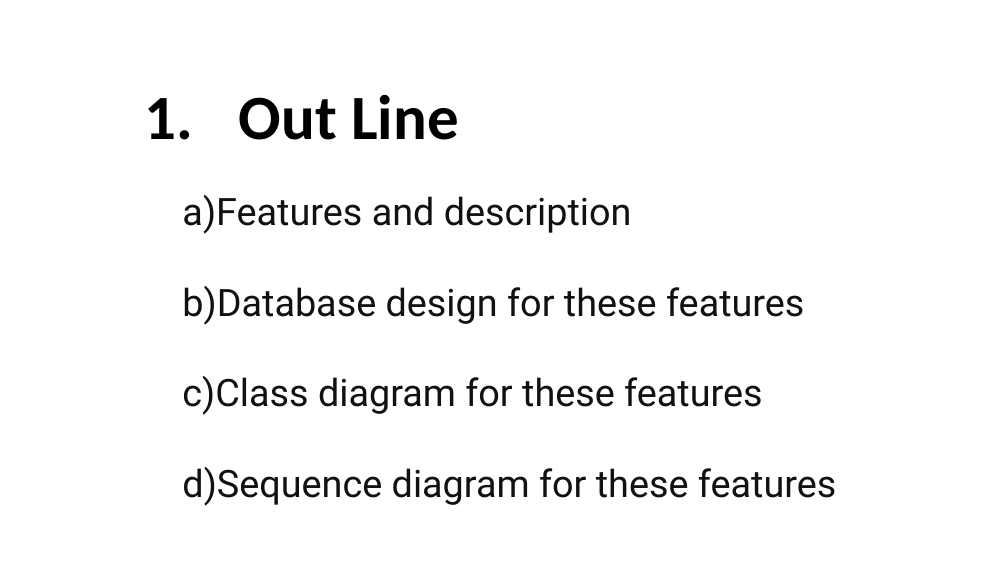
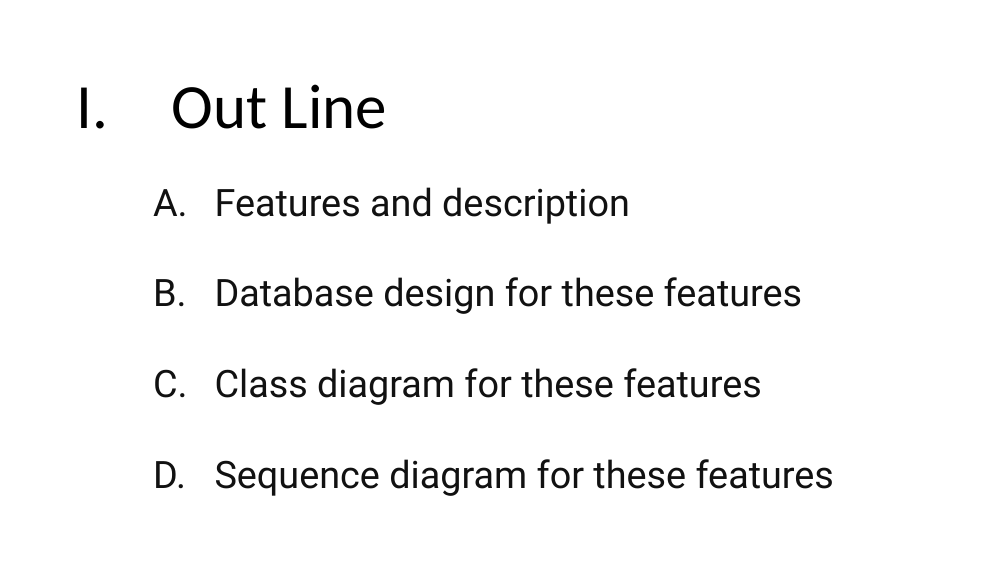
Before and after one commit to tieuduong241096/2017S2-WEB_LAB-, a slide deck: slide 2 of Presentation1.pptx. Drawn at 1008x567 pixels with LibreOffice and Linux fonts; fonts in the diff are those of the drawing. Boxes give left, top, right and bottom in pixels: in the first picture for what was removed or moved away, otherwise in the second. Text is boxed around its words. In the diff, an @@ line names an element or a change of style, - is before the commit and + after.

```diff
--- a/Presentation1.pptx
+++ b/Presentation1.pptx
@@ text "Out Line": place and size @@
-text "Out Line" at (239, 94, 458, 140)
+text "Out Line" at (171, 84, 387, 129)
@@ text "Out Line" at (171, 84, 387, 129): bold off; bullet 1. to I. @@
@@ text "Features and description": place and size @@
-text "Features and description" at (182, 195, 836, 506)
+text "Features and description" at (215, 187, 834, 496)
@@ text "Features and description" at (215, 187, 834, 496): bullet a) to A. @@
```
Also in this commit, not shown: 8 other slides changed, 4 slides added, 6 slides removed.
